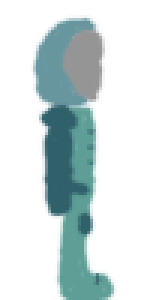
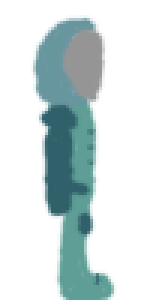
Before/after of a w=150, h=300 layered artwork. What changed in the layer stack:
painted on "Side" over bbox(99, 57, 108, 81)
painted on "Body" over bbox(45, 99, 93, 129)
